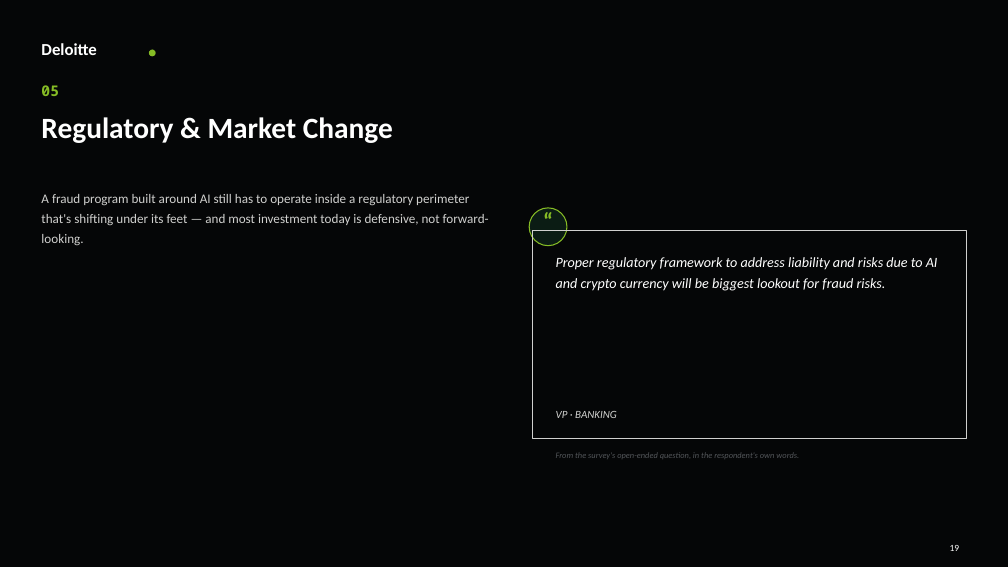
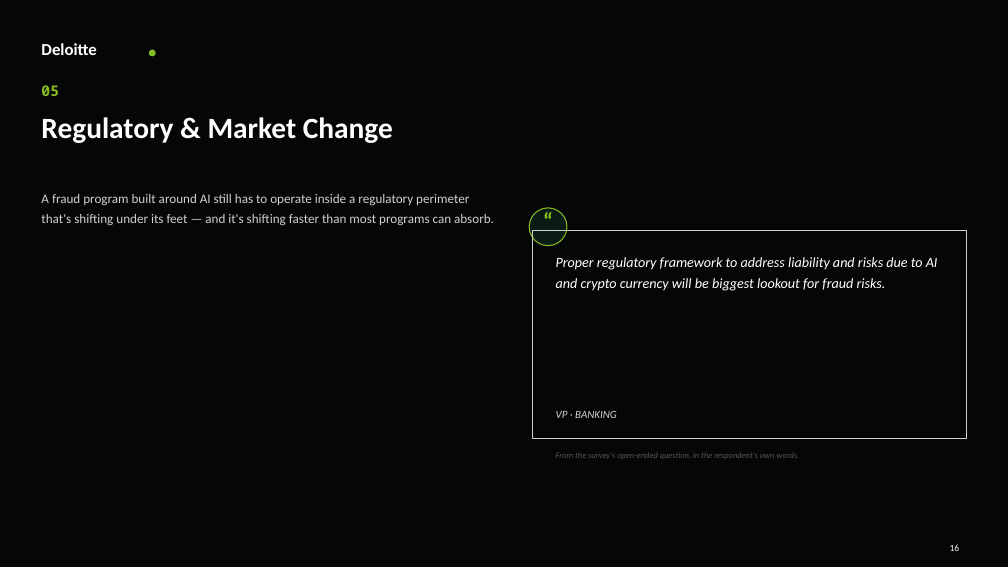
Before and after one commit to davidlin778/Fraud-in-2026, a slide deck: slide 17 of Fraud in 2026 - Story.pptx (slide 20 before the commit). Drawn at 1008x567 pixels with LibreOffice and Linux fonts; fonts in the diff are those of the drawing. Boxes give left, top, right and bottom in pixels: in the first picture for what was removed or moved away, otherwise in the second. Text is boxed around its words. In the diff, an @@ line names an element or a change of style, - is before the commit and + after.

```diff
--- a/Fraud in 2026 - Story.pptx
+++ b/Fraud in 2026 - Story.pptx
@@ text at (41,194,494,226): text changed @@
-A fraud program built around AI still has to operate inside a regulatory perimeter that's shifting under its feet — and most investment today is defensive, not forward-looking.
+A fraud program built around AI still has to operate inside a regulatory perimeter that's shifting under its feet — and it's shifting faster than most programs can absorb.
```
Also in this commit, not shown: 14 other slides changed, 5 slides added, 8 slides removed.
